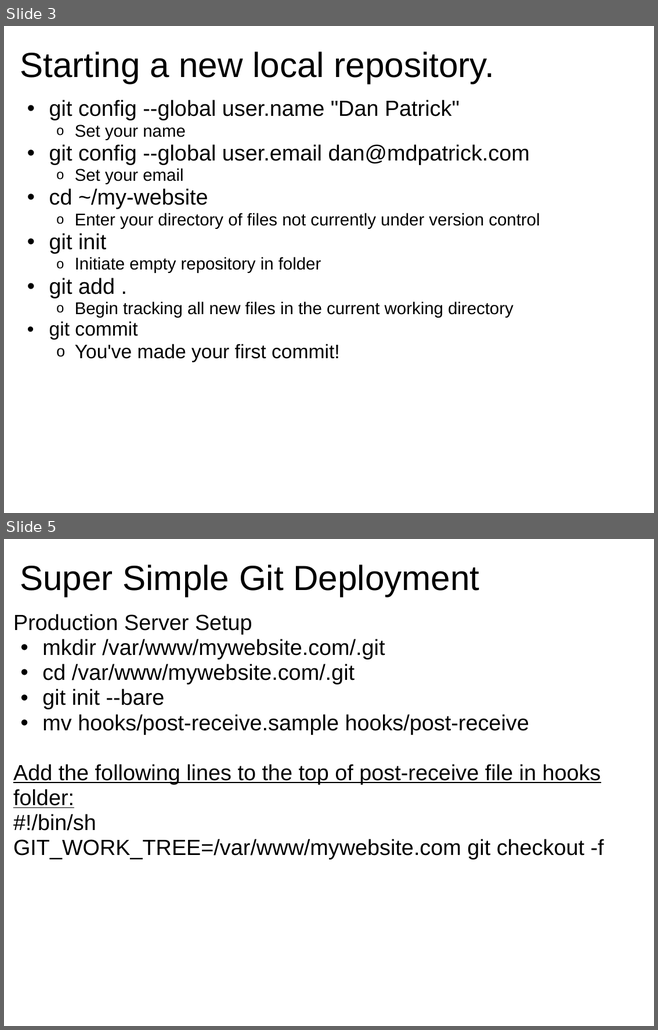
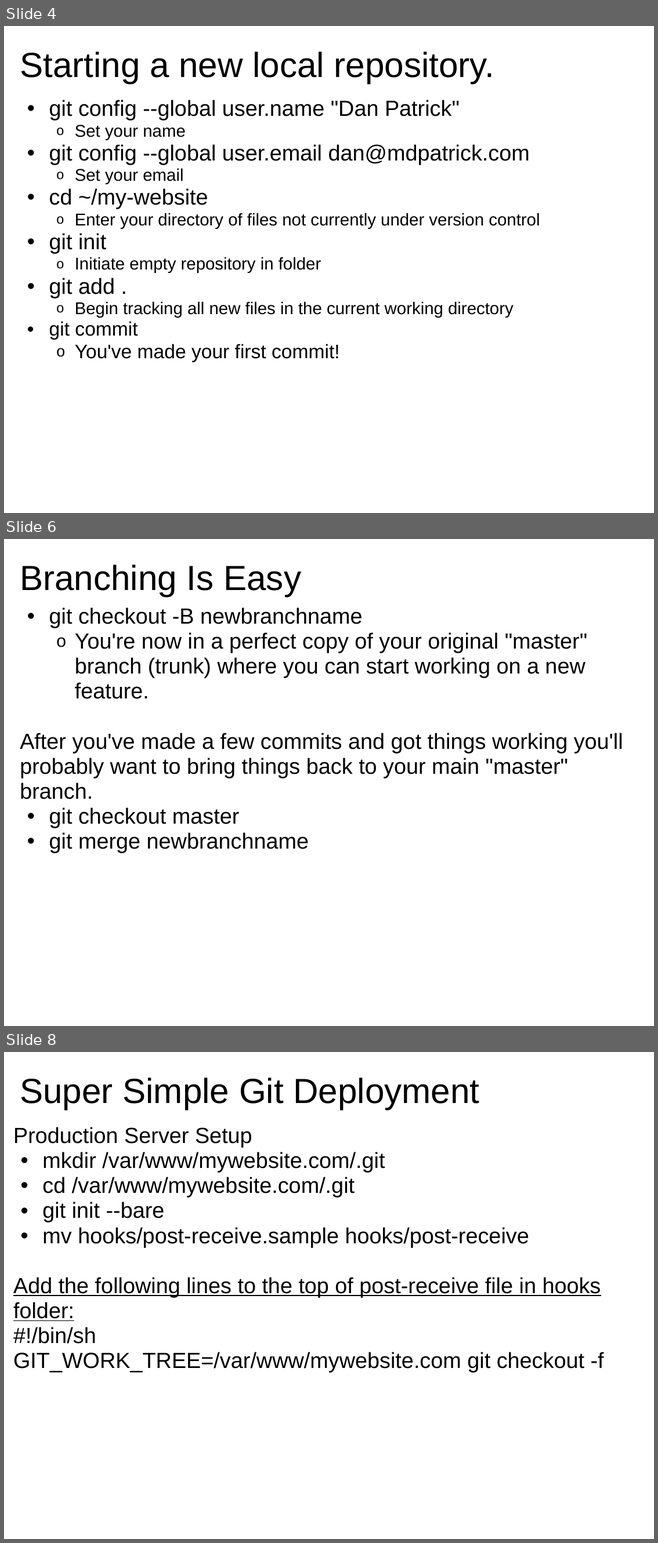
Before and after one commit to mdpatrick/git-primer, a slide deck: git-primer.ppt. Shown one above the other, each under a label of ours: slides 3 and 5 before the commit, slides 4, 6 and 8 after it; the slides between them are not shown. The pictures are 658x1030 and 658x1543 pixels, drawn with LibreOffice and Linux fonts; fonts in the diff are those of the drawing. Boxes give left, top, right and bottom in pixels: in the first picture for what was removed or moved away, otherwise in the second. Text is boxed around its words. In the diff, an @@ line names an element or a change of style, - is before the commit and + after.

```diff
--- a/git-primer.ppt
+++ b/git-primer.ppt
@@ slide 6 added at (4,539,654,1026), background #FFFFFF @@
@@ title added at (20,565,301,596), 43 pt, text #000000 @@
+Branching Is Easy
@@ text added at (20,607,623,853), 27 pt, text #000000 @@
+  • git checkout -B newbranchname
+    o You're now in a perfect copy of your original "master" branch (trunk) where you can start working on a new feature.
+After you've made a few commits and got things working you'll probably want to bring things back to your main "master" branch.
+  • git checkout master
+  • git merge newbranchname
@@ what was slide 3 is now slide 4 @@
@@ what was slide 5 is now slide 8 @@
```
Also in this commit, not shown: 2 other slides added.
